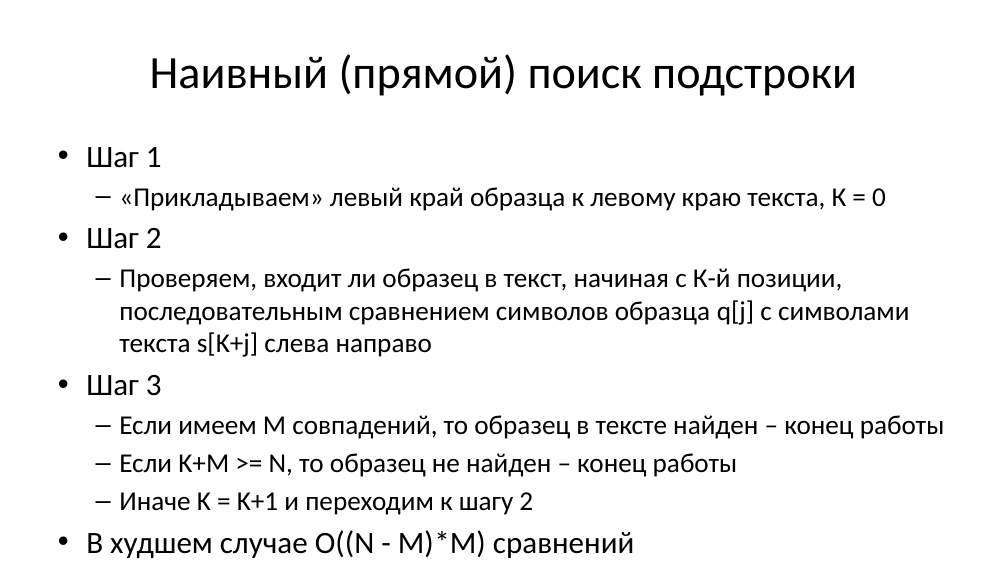
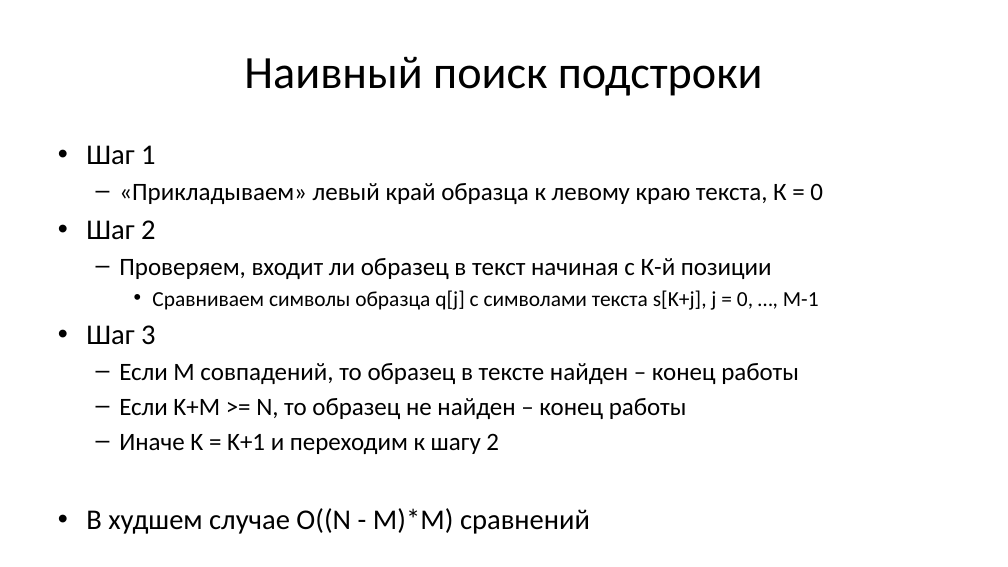
Before and after one commit to Evgueni-Petrov-aka-espetrov/Algorithms-and-Programming-in-C-pptx, a slide deck: slide 19 of 12 Алгоритмы поиска.pptx (slide 11 before the commit). Drawn at 1008x567 pixels with LibreOffice and Linux fonts; fonts in the diff are those of the drawing. Boxes give left, top, right and bottom in pixels: in the first picture for what was removed or moved away, otherwise in the second. Text is boxed around its words. In the diff, an @@ line names an element or a change of style, - is before the commit and + after.

```diff
--- a/12 Алгоритмы поиска.pptx
+++ b/12 Алгоритмы поиска.pptx
@@ title at (244, 56, 763, 96): text changed @@
-Наивный (прямой) поиск подстроки
+Наивный поиск подстроки
@@ text at (86, 145, 823, 534): size 29.6 to 27.2 pt in "Шаг 1", "Шаг 2", "Шаг 3", "В худшем случае О((N - М)*М) сравнений"; size 25.9 to 23.8 pt in "«Прикладываем» левый край образца к левому краю ...", "Если K+M >= N, то образец не ...", "Иначе K = K+1 и переходим к ..." @@
@@ text at (119, 258, 819, 310): text changed; size 25.9 to 20.4 pt @@
-  – Проверяем, входит ли образец в текст, начиная с К-й позиции, последовательным сравнением символов образца q[j] с символами текста s[K+j] слева направо
+  – Проверяем, входит ли образец в текст начиная с К-й позиции
+    • Сравниваем символы образца q[j] с символами текста s[K+j], j = 0, …, M-1
@@ text at (119, 363, 799, 384): text changed; size 25.9 to 23.8 pt @@
-  – Если имеем M совпадений, то образец в тексте найден – конец работы
+  – Если M совпадений, то образец в тексте найден – конец работы
```
Also in this commit, not shown: 19 other slides changed, 11 slides added, 3 slides removed.
